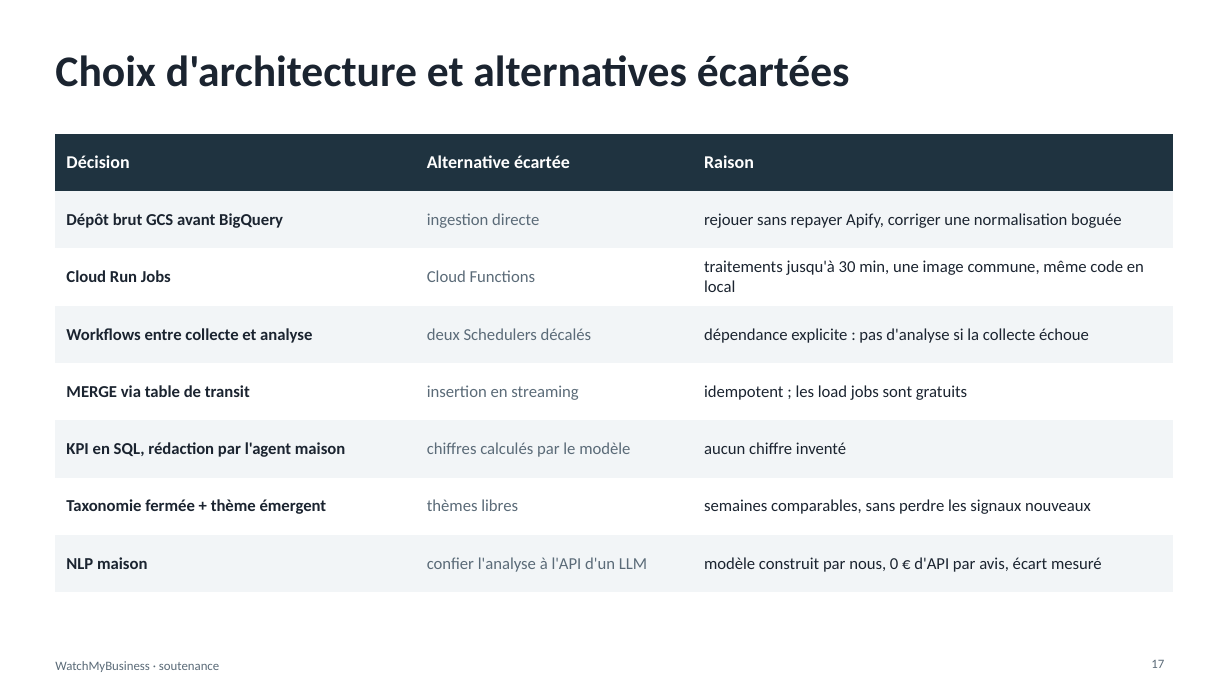
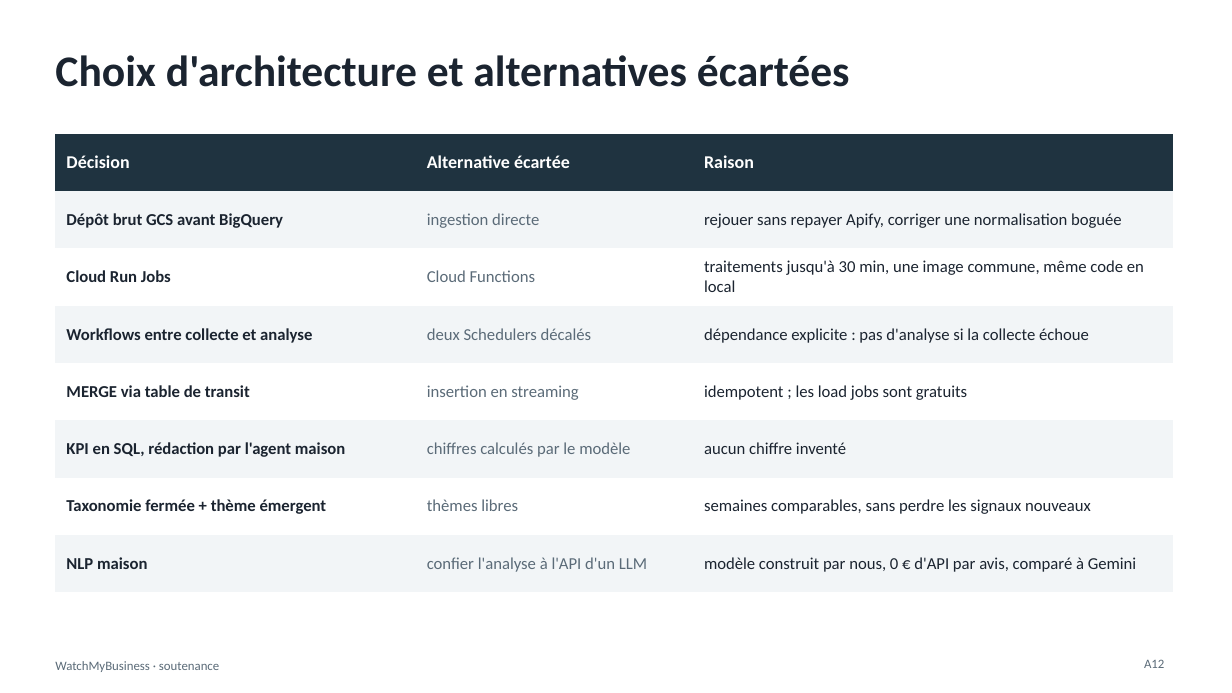
Before and after one commit to jackamrl/watchMyBusiness, a slide deck: slide 24 of docs/WatchMyBusiness-soutenance.pptx (slide 17 before the commit). Drawn at 1232x693 pixels with LibreOffice and Linux fonts; fonts in the diff are those of the drawing. Boxes give left, top, right and bottom in pixels: in the first picture for what was removed or moved away, otherwise in the second. Text is boxed around its words. In the diff, an @@ line names an element or a change of style, - is before the commit and + after.

```diff
--- a/docs/WatchMyBusiness-soutenance.pptx
+++ b/docs/WatchMyBusiness-soutenance.pptx
@@ table at (55, 134, 1174, 576) @@
-row 8, column 3: modèle construit par nous, 0 € d'API par avis, écart mesuré
+row 8, column 3: modèle construit par nous, 0 € d'API par avis, comparé à Gemini
@@ text at (1144, 659, 1164, 668): text changed @@
-17
+A12
```
Also in this commit, not shown: 19 other slides changed, 3 slides added, 1 slide removed, 44 other files.
